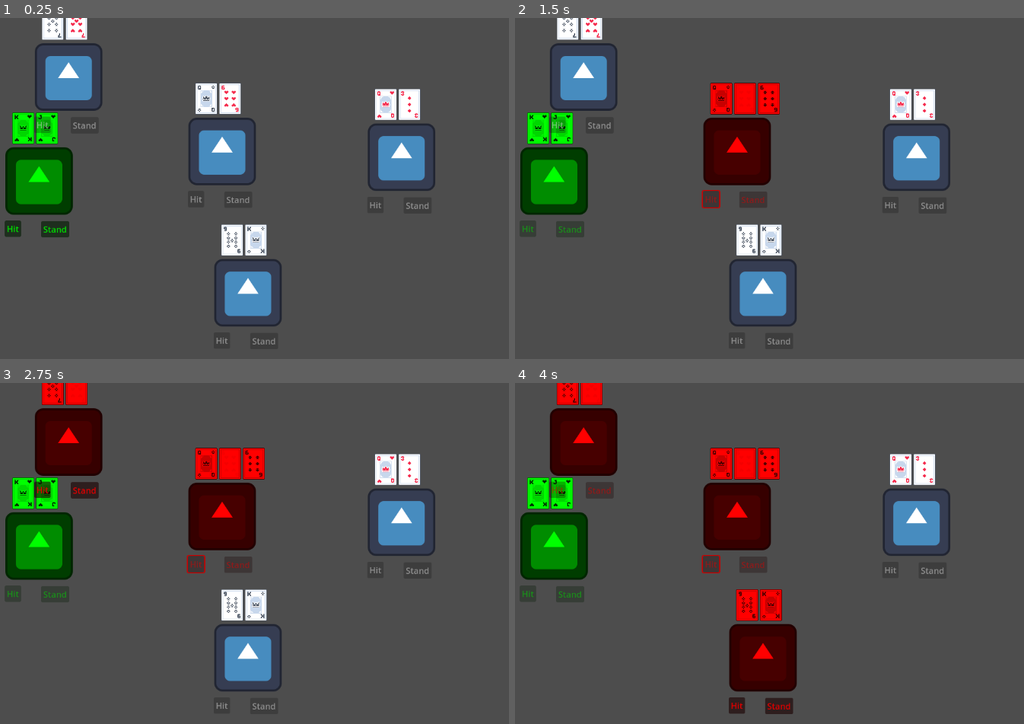
Above: before the commit, frames 1-4 (two rows, left to right).
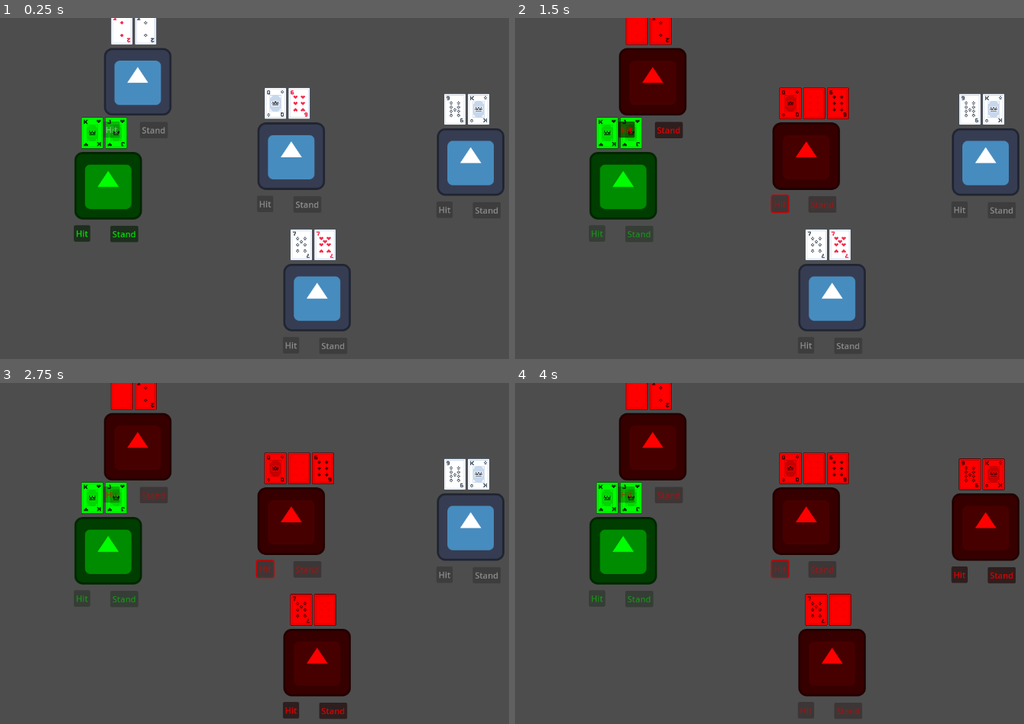
Above: after the commit, the same moments.

Repository: InsurgenceGaming/Blackjack
Game: Godot game, scene res://BlackJack.tscn
Same seed, same stepped clock (60 frames per second), same inputs: the game is played once before the commit and once after it. The engine's default icon, where the game draws it, is replaced by a stand-in: a white triangle on a blue panel in a dark square.
Inputs:
- Up to frame 1 (0.25 s): no input
- Up to frame 2 (1.5 s): click "Stand" at 0.5 s; click "Hit" at 1.25 s
- Up to frame 3 (2.75 s): tap Enter at 2 s; hold Right (ui_right) from 2.03 s (still down)
- Up to frame 4 (4 s): tap Space at 2.75 s; release Right (ui_right) at 2.78 s; tap Enter at 3.5 s; hold Right (ui_right) from 3.53 s (still down)

The runs differ from the first frame. In frame 1, 26% of the frame differs, in the area x 0-100%, y 0-98%; in frame 2, 30%; in frame 3, 33%; in frame 4, 35%, in the area x 1-100%, y 0-98%.

Commit message:
Dealer now takes his turn last

Diff:
--- a/BlackJack.gd
+++ b/BlackJack.gd
@@ -32,12 +32,10 @@
 func _ready():
 	var player_nodes = get_tree().get_nodes_in_group("Player")
 	for player_node in player_nodes:
-		if TurnManager.Players.size() >= get_tree().get_nodes_in_group("Player").size() -1:
-			TurnManager.Players.append(player_node)
-		else:
-			TurnManager.Players.append(player_node)
+		TurnManager.Players.append(player_node)
+	for player in get_tree().get_nodes_in_group("Dealer"):
+		TurnManager.Players.append(player)
 
-	print(TurnManager.Players)
 	#if player_nodes == get_tree().get_nodes_in_group("Dealer"):
 		#TurnManager.Players.append(get_tree().get_nodes_in_group("Dealer"))
 
@@ -88,11 +86,15 @@
 	active_player = TurnManager.Players[0]
 	active_player.modulate = Color(0,1,0)
 	active_player.my_turn = true
+	print(TurnManager.Players.size())
+
+
 func Next_player():
 	active_player.my_turn = false
 	print(active_player,active_player.my_turn)
-	var  new_index : int =( active_player.get_index()+1) % get_child_count()
-	active_player = get_child(new_index)
+	var  new_index : int =wrapi(TurnManager.Players.find(active_player)+1, 0, TurnManager.Players.size())
+	active_player = TurnManager.Players[new_index]
+	print(active_player)
 	active_player.my_turn = true
 	active_player.modulate = Color(1,0,0)
 	print("the current player is ", active_player , "at " , str(Time.get_time_dict_from_system()) )
--- a/BlackJack.tscn
+++ b/BlackJack.tscn
@@ -10,24 +10,24 @@
 Empty_card = ExtResource("6_svhe8")
 
 [node name="Sprite2D" parent="." node_paths=PackedStringArray("control_node") instance=ExtResource("3_lvnj0")]
-position = Vector2(123, 309)
+position = Vector2(254, 318)
 control_node = NodePath("..")
 
 [node name="Sprite2D2" parent="." node_paths=PackedStringArray("control_node") instance=ExtResource("3_lvnj0")]
-position = Vector2(470, 253)
+position = Vector2(601, 262)
 control_node = NodePath("..")
 
-[node name="Dealer" type="Sprite2D" parent="." groups=["Player"]]
+[node name="Dealer" type="Sprite2D" parent="." groups=["Dealer"]]
 script = ExtResource("4_hrddm")
 
 [node name="Sprite2D3" parent="." node_paths=PackedStringArray("control_node") instance=ExtResource("3_lvnj0")]
-position = Vector2(179, 112)
+position = Vector2(310, 121)
 control_node = NodePath("..")
 
 [node name="Sprite2D4" parent="." node_paths=PackedStringArray("control_node") instance=ExtResource("3_lvnj0")]
-position = Vector2(519, 521)
+position = Vector2(650, 530)
 control_node = NodePath("..")
 
 [node name="Sprite2D5" parent="." node_paths=PackedStringArray("control_node") instance=ExtResource("3_lvnj0")]
-position = Vector2(810, 264)
+position = Vector2(941, 273)
 control_node = NodePath("..")
--- a/TurnManager.gd
+++ b/TurnManager.gd
@@ -7,4 +7,6 @@
 	print(get_tree().get_nodes_in_group("Player"))
 
 
+
+
 # Called every frame. 'delta' is the elapsed time since the previous frame.r
